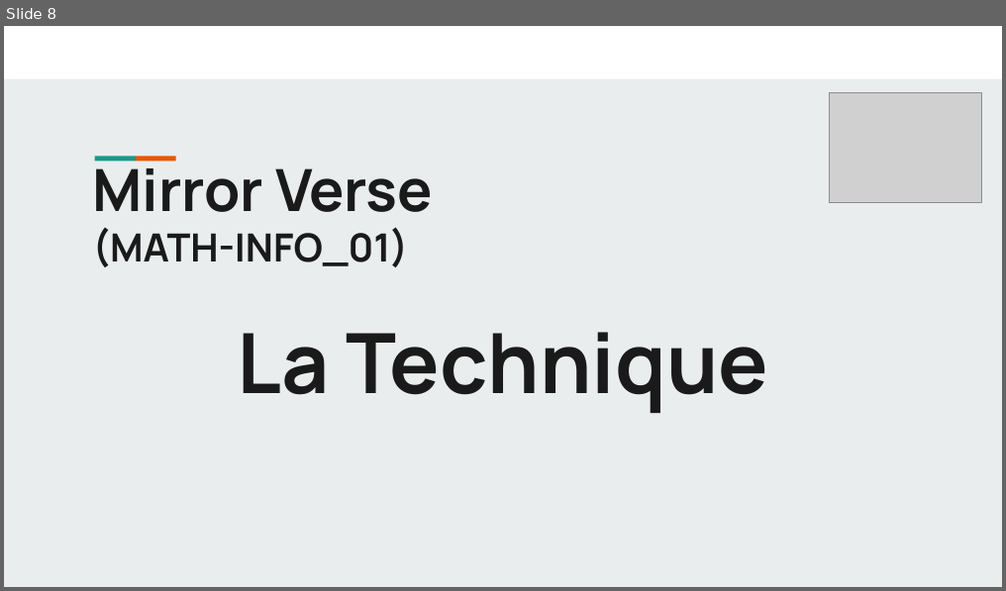
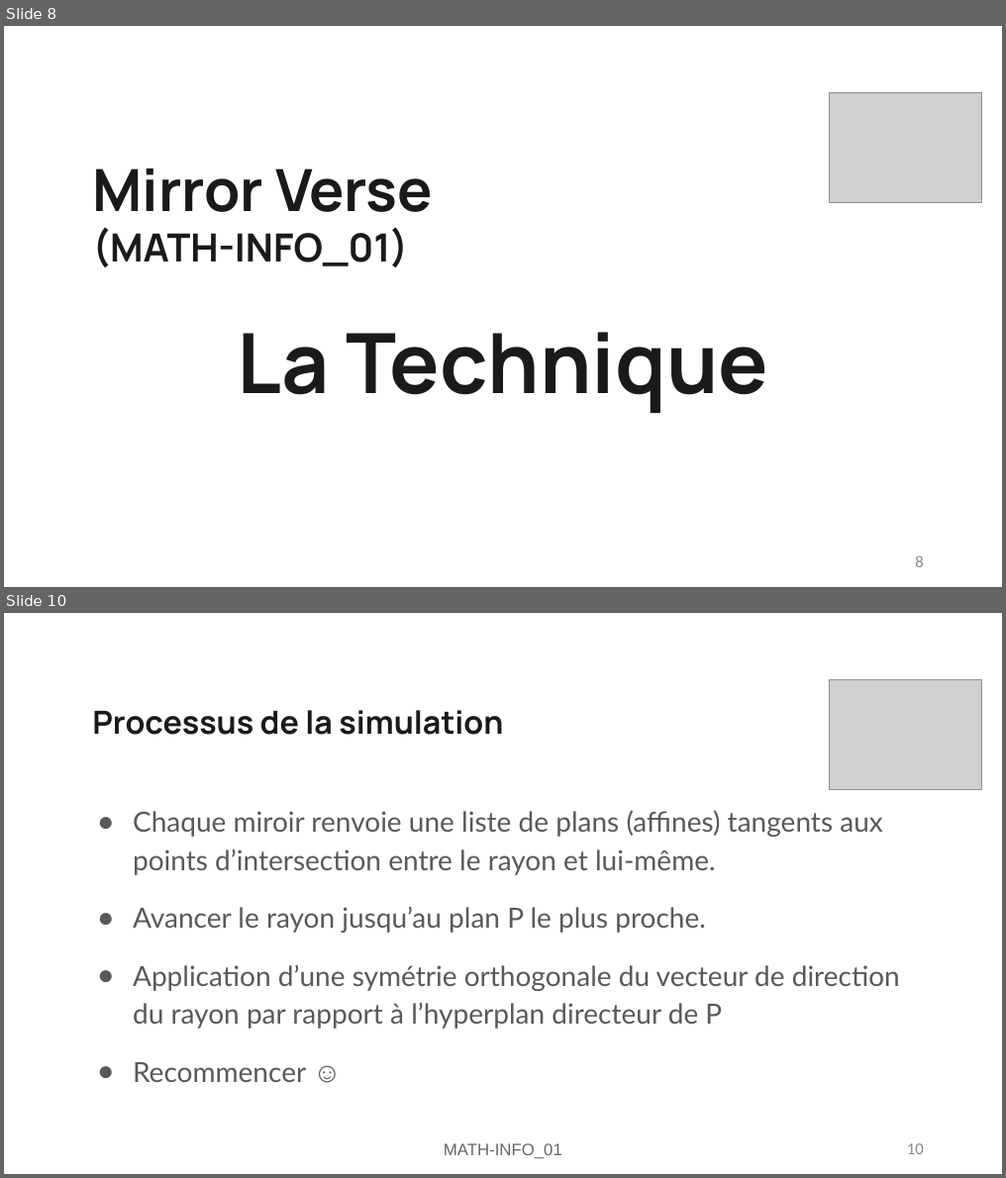
Before and after one commit to FlashOnFire/MirrorVerse, a slide deck: project_managment/MATH-INFO_01-mirror-verse.odp. Shown one above the other, each under a label of ours: slide 8 before the commit, slides 8 and 10 after it; the slides between them are not shown. The pictures are 1006x591 and 1006x1178 pixels, drawn with LibreOffice and Linux fonts; fonts in the diff are those of the drawing; grey boxes stand for pictures. Boxes give left, top, right and bottom in pixels: in the first picture for what was removed or moved away, otherwise in the second. Text is boxed around its words. In the diff, an @@ line names an element or a change of style, - is before the commit and + after.

```diff
--- a/project_managment/MATH-INFO_01-mirror-verse.odp
+++ b/project_managment/MATH-INFO_01-mirror-verse.odp
@@ slide 10 added at <box>4,613,1002,1174</box>, background #FFFFFF @@
@@ picture added at <box>830,680,982,789</box> @@
@@ title added at <box>92,710,503,735</box>, 23 pt, text #1A1A1A, bold @@
+Processus de la simulation
@@ text added at <box>133,810,900,1082</box>, 20 pt, text #595959 @@
+● Chaque miroir renvoie une liste de plans (affines) tangents aux points d’intersection entre le rayon et lui-même.
+● Avancer le rayon jusqu’au plan P le plus proche.
+● Application d’une symétrie orthogonale du vecteur de direction du rayon par rapport à l’hyperplan directeur de P
+● Recommencer ☺
@@ text added at <box>444,1144,562,1159</box>, 12 pt, text #666666 @@
+MATH-INFO_01
@@ page number added at <box>907,1144,924,1155</box>, 12 pt, text #898989 @@
+10
@@ slide 8 changed as well @@
@@ background #E9EDEE to #FFFFFF @@
@@ rectangle removed at <box>4,26,1002,78</box> @@
@@ rectangle removed at <box>95,156,136,161</box> @@
@@ rectangle removed at <box>135,156,175,161</box> @@
@@ page number added at <box>915,556,923,568</box>, 12 pt, text #898989 @@
+8
```
Also in this commit, not shown: 8 other slides changed, 1 slide removed, 2 other files.
